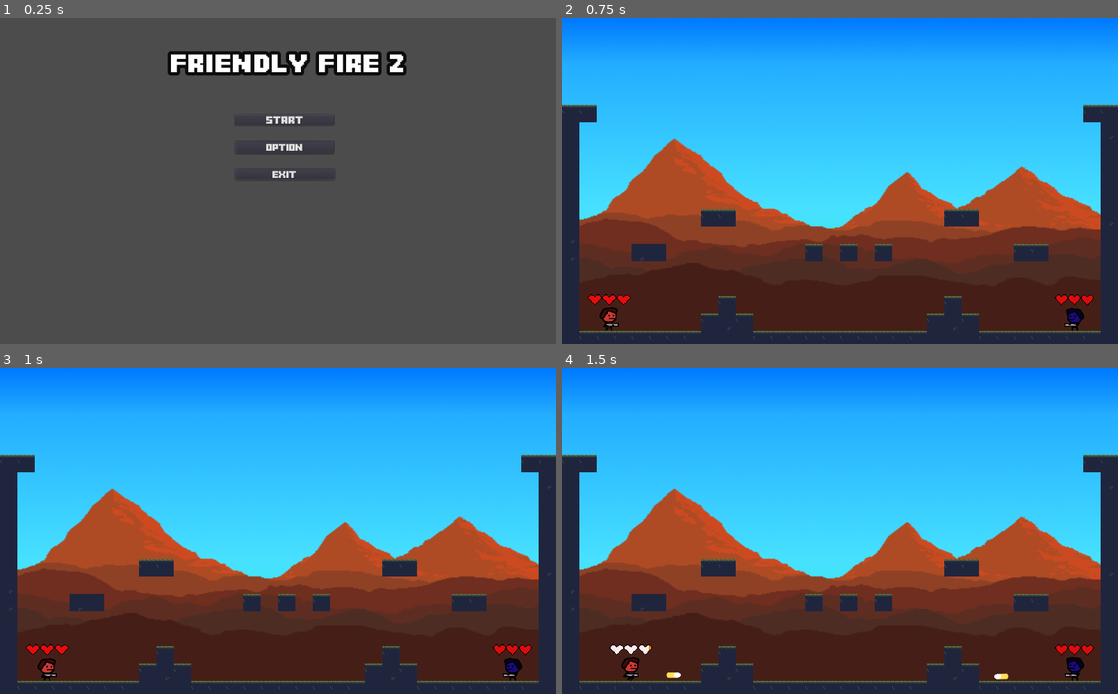
Above: before the commit, frames 1-4 (two rows, left to right).
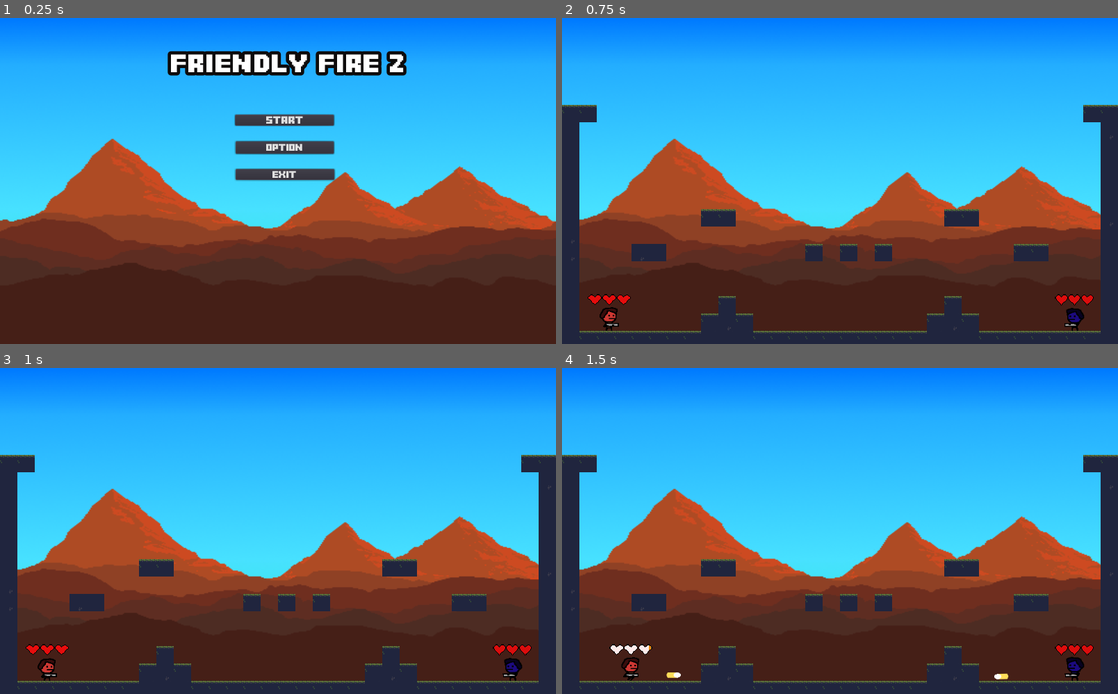
Above: after the commit, the same moments.

Repository: Toefge/InteraktiveSysteme
Game: Godot game, scene res://Menu.tscn
Same seed, same stepped clock (60 frames per second), same inputs: the game is played once before the commit and once after it.
Inputs (mouse positions are in pixels of both pictures, inside the frame that each line leads up to):
- Up to frame 1 (0.25 s): no input
- Up to frame 2 (0.75 s): click "Start" at 0.5 s
- Up to frame 3 (1 s): no input
- Up to frame 4 (1.5 s): tap Enter (fire02) at 1.25 s; move the mouse to (962, 514) at 1.27 s; hold D (right) from 1.28 s (still down); hold Space (fire) from 1.28 s (still down)

The runs differ from the first frame. In frame 1, 95% of the frame differs, in the area x 0-100%, y 0-100%; in frame 2, nothing differs; in frame 3, nothing differs; in frame 4, nothing differs.

Commit message:
background

Diff:
--- a/Menu.tscn
+++ b/Menu.tscn
@@ -1,6 +1,7 @@
-[gd_scene load_steps=10 format=2]
+[gd_scene load_steps=11 format=2]
 
 [ext_resource path="res://Menu.gd" type="Script" id=1]
+[ext_resource path="res://assets/backgroundMountainsDay.PNG" type="Texture" id=2]
 
 [sub_resource type="DynamicFontData" id=1]
 font_path = "res://assets/MinecraftTitle.ttf"
@@ -41,6 +42,12 @@
 __meta__ = {
 "_edit_use_anchors_": false
 }
+
+[node name="TextureRect" type="TextureRect" parent="."]
+margin_right = 1024.0
+margin_bottom = 608.0
+texture = ExtResource( 2 )
+expand = true
 
 [node name="Title" type="Label" parent="."]
 margin_left = 311.567
Not shown, changed: shooter.wasm
